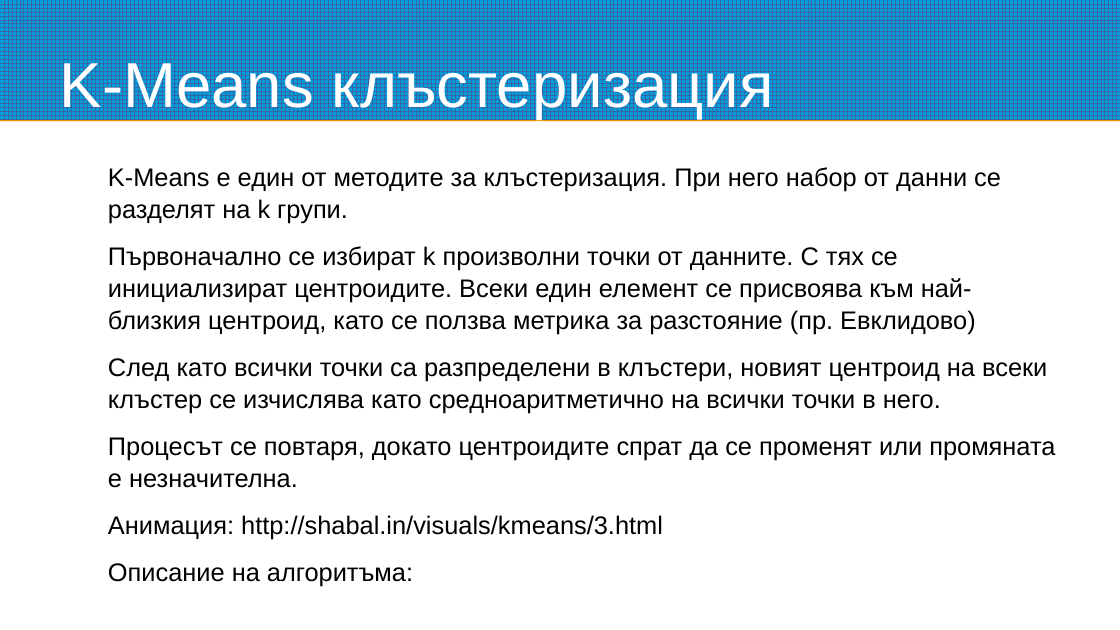
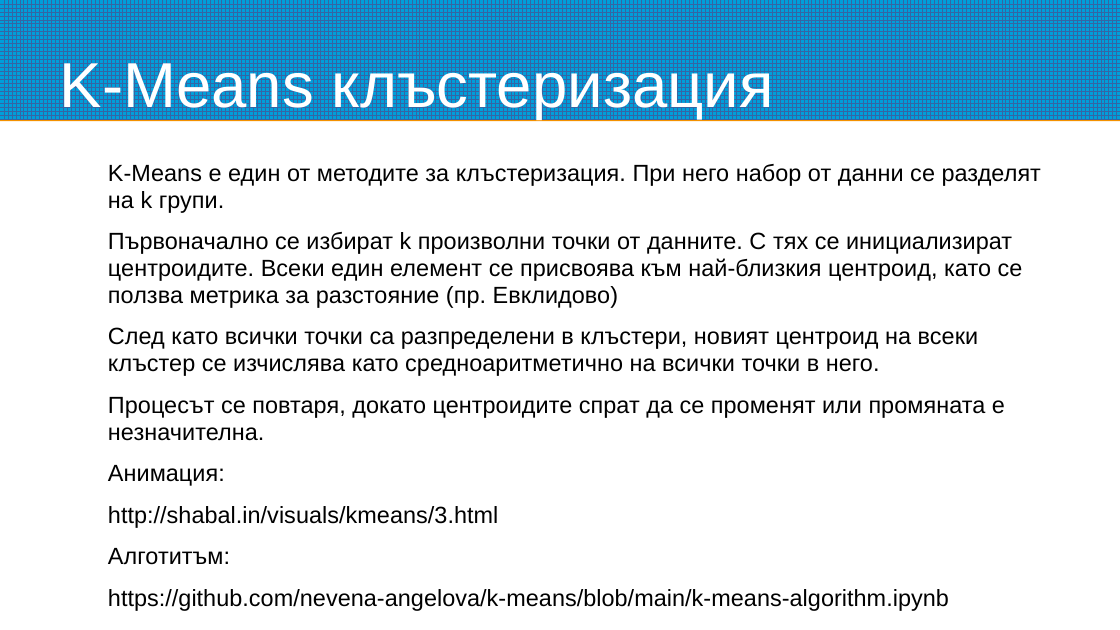
Before and after one commit to nevena-angelova/k-means, a slide deck: slide 3 of K-Means-Presentation.odp. Drawn at 1120x630 pixels with LibreOffice and Linux fonts; fonts in the diff are those of the drawing. Boxes give left, top, right and bottom in pixels: in the first picture for what was removed or moved away, otherwise in the second. Text is boxed around its words. In the diff, an @@ line names an element or a change of style, - is before the commit and + after.

```diff
--- a/K-Means-Presentation.odp
+++ b/K-Means-Presentation.odp
@@ text at [108,164,1041,441]: size 18 to 16.6 pt in "K-Means е един от методите за клъстеризация. ...", "Първоначално се избират k произволни точки от ...", "След като всички точки са разпределени в ...", "Процесът се повтаря, докато центроидите спрат да ..."; line spacing 1.05 to 0.95 @@
@@ text at [108,465,949,611]: text changed; size 18 to 16.6 pt @@
-Анимация: http://shabal.in/visuals/kmeans/3.html
-Описание на алгоритъма:
+Анимация:
+http://shabal.in/visuals/kmeans/3.html
+Алготитъм:
+https://github.com/nevena-angelova/k-means/blob/main/k-means-algorithm.ipynb
```
Also in this commit, not shown: 2 other slides changed, 4 other files.
